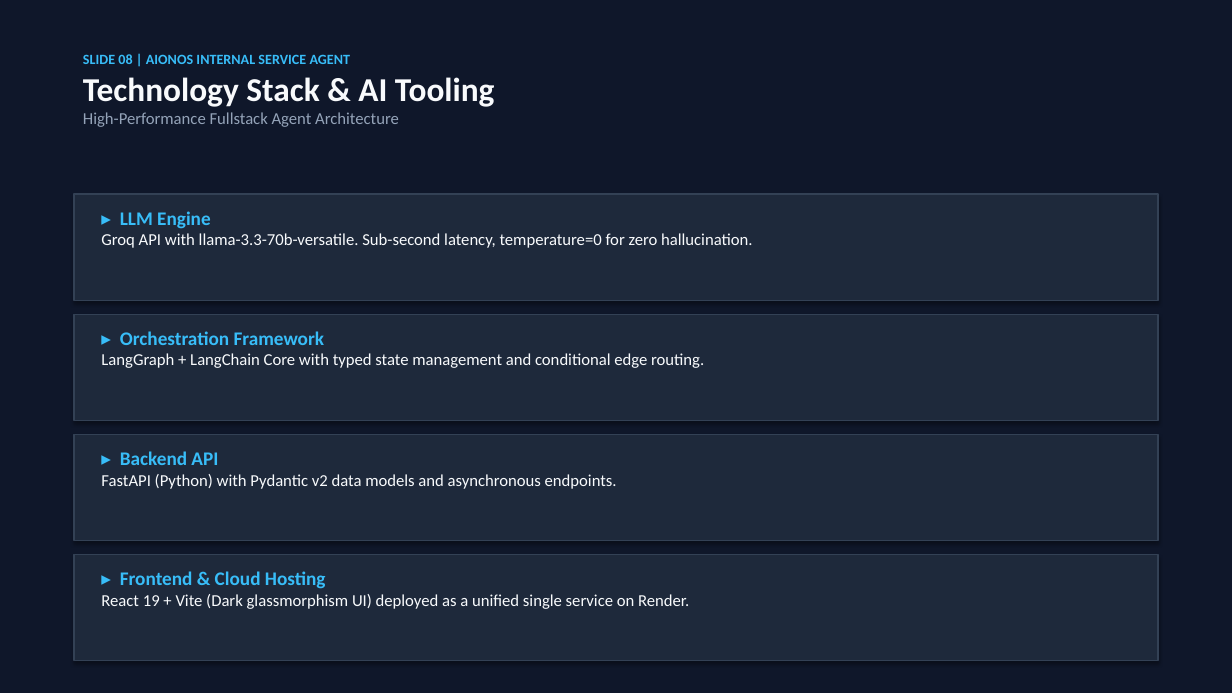
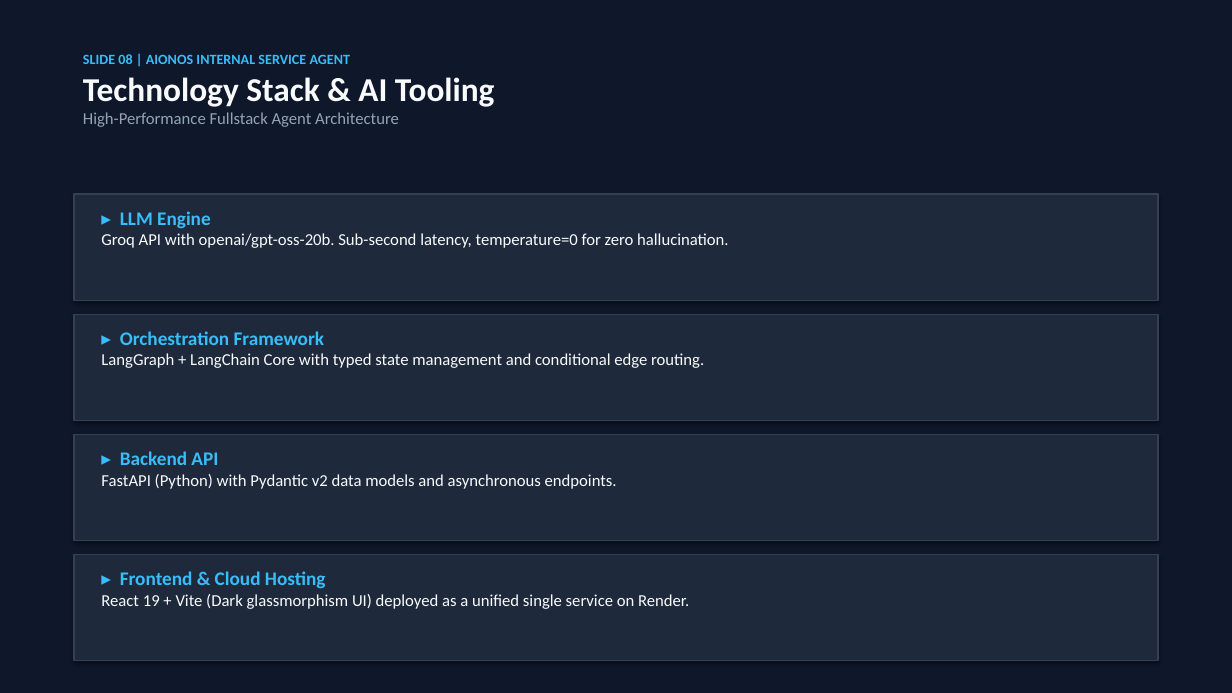
Before and after one commit to anikskr13/IT-Support-Agent, a slide deck: slide 8 of presentation/IT_Support_Agent_Presentation.pptx. Drawn at 1232x693 pixels with LibreOffice and Linux fonts; fonts in the diff are those of the drawing. Boxes give left, top, right and bottom in pixels: in the first picture for what was removed or moved away, otherwise in the second. Text is boxed around its words. In the diff, an @@ line names an element or a change of style, - is before the commit and + after.

```diff
--- a/presentation/IT_Support_Agent_Presentation.pptx
+++ b/presentation/IT_Support_Agent_Presentation.pptx
@@ text at (101, 233, 729, 248): text changed @@
-Groq API with llama-3.3-70b-versatile. Sub-second latency, temperature=0 for zero hallucination.
+Groq API with openai/gpt-oss-20b. Sub-second latency, temperature=0 for zero hallucination.
```
Also in this commit, not shown: 1 other slide changed, 2 other files.
